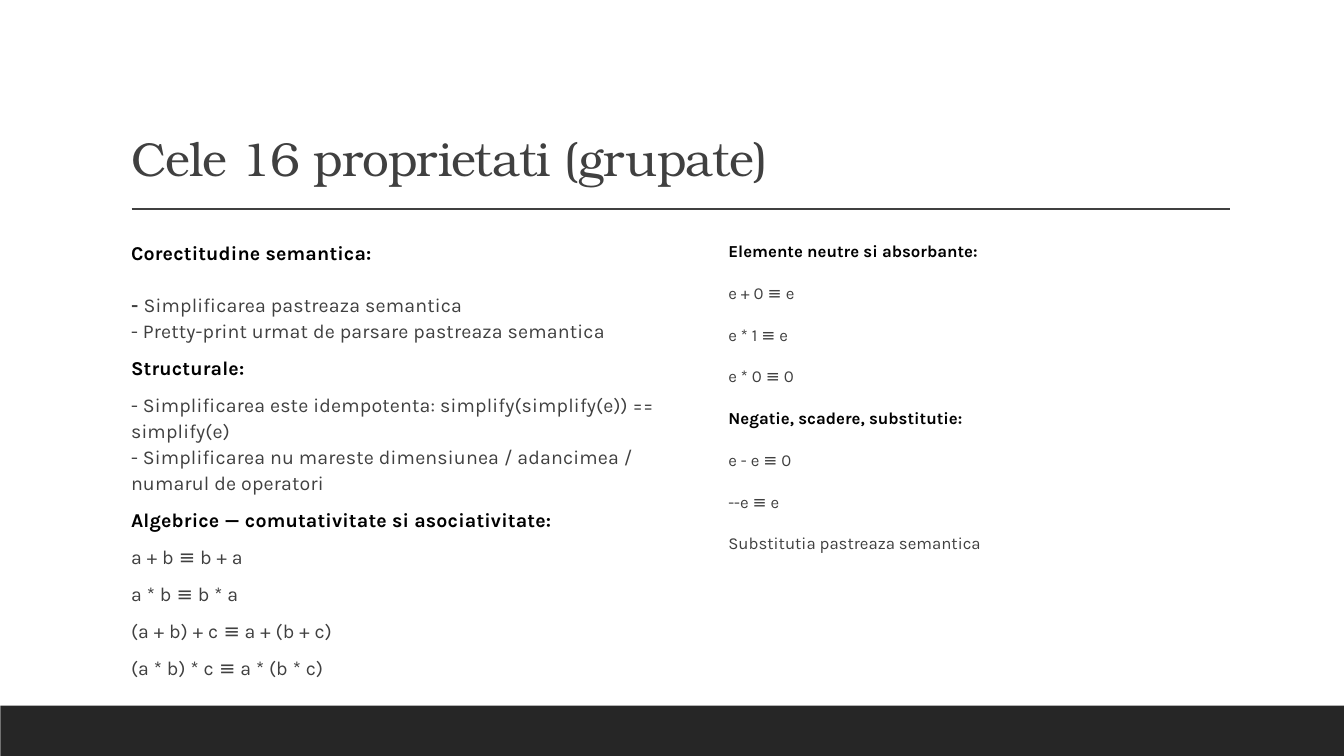
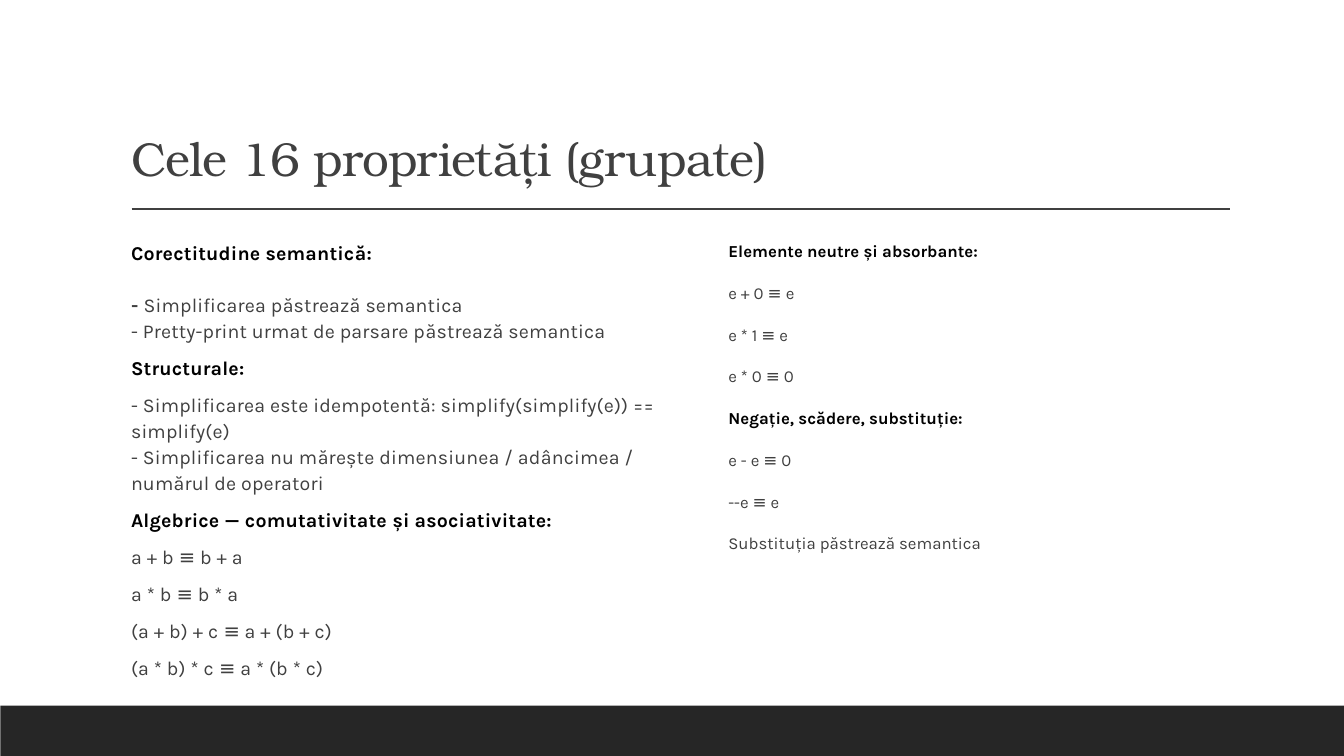
Before and after one commit to alexandrunite/MFIS_Project, a slide deck: slide 14 of Testarea property-based folosind QuickCheck.pptx. Drawn at 1344x756 pixels with LibreOffice and Linux fonts; fonts in the diff are those of the drawing. Boxes give left, top, right and bottom in pixels: in the first picture for what was removed or moved away, otherwise in the second. Text is boxed around its words. In the diff, an @@ line names an element or a change of style, - is before the commit and + after.

```diff
--- a/Testarea property-based folosind QuickCheck.pptx
+++ b/Testarea property-based folosind QuickCheck.pptx
@@ title at (x1=131, y1=142, x2=768, y2=187): text changed @@
-Cele 16 proprietati (grupate)
+Cele 16 proprietăți (grupate)
@@ text at (x1=131, y1=245, x2=605, y2=343): text changed @@
-  Corectitudine semantica:
-  - Simplificarea pastreaza semantica
-  - Pretty-print urmat de parsare pastreaza semantica
+  Corectitudine semantică:
+  - Simplificarea păstrează semantica
+  - Pretty-print urmat de parsare păstrează semantica
@@ text at (x1=728, y1=245, x2=978, y2=261): text changed @@
-  Elemente neutre si absorbante:
+  Elemente neutre și absorbante:
@@ text at (x1=131, y1=398, x2=628, y2=532): text changed @@
-  - Simplificarea este idempotenta: simplify(simplify(e)) == simplify(e)
-  - Simplificarea nu mareste dimensiunea / adancimea / numarul de operatori
-  Algebrice — comutativitate si asociativitate:
+  - Simplificarea este idempotentă: simplify(simplify(e)) == simplify(e)
+  - Simplificarea nu mărește dimensiunea / adâncimea / numărul de operatori
+  Algebrice — comutativitate și asociativitate:
@@ text at (x1=728, y1=411, x2=962, y2=429): text changed @@
-  Negatie, scadere, substitutie:
+  Negație, scădere, substituție:
@@ text at (x1=728, y1=537, x2=981, y2=553): text changed @@
-  Substitutia pastreaza semantica
+  Substituția păstrează semantica
```
Also in this commit, not shown: 15 other slides changed, 1 slide added, 8 other files.
